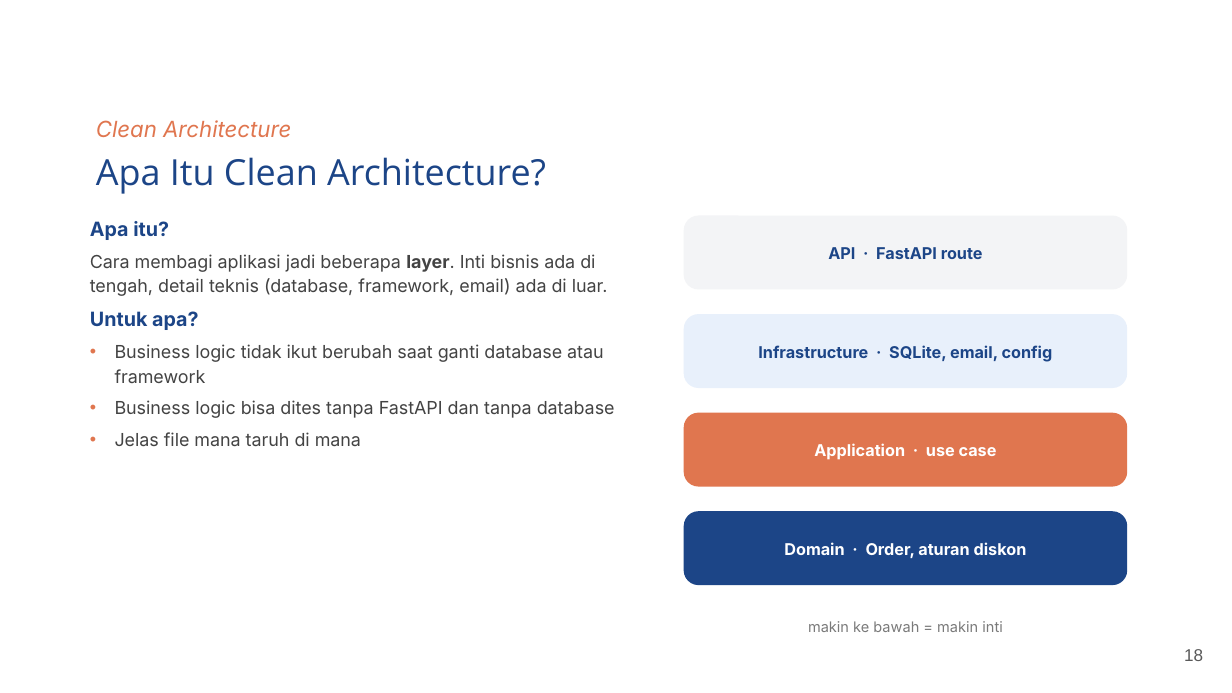
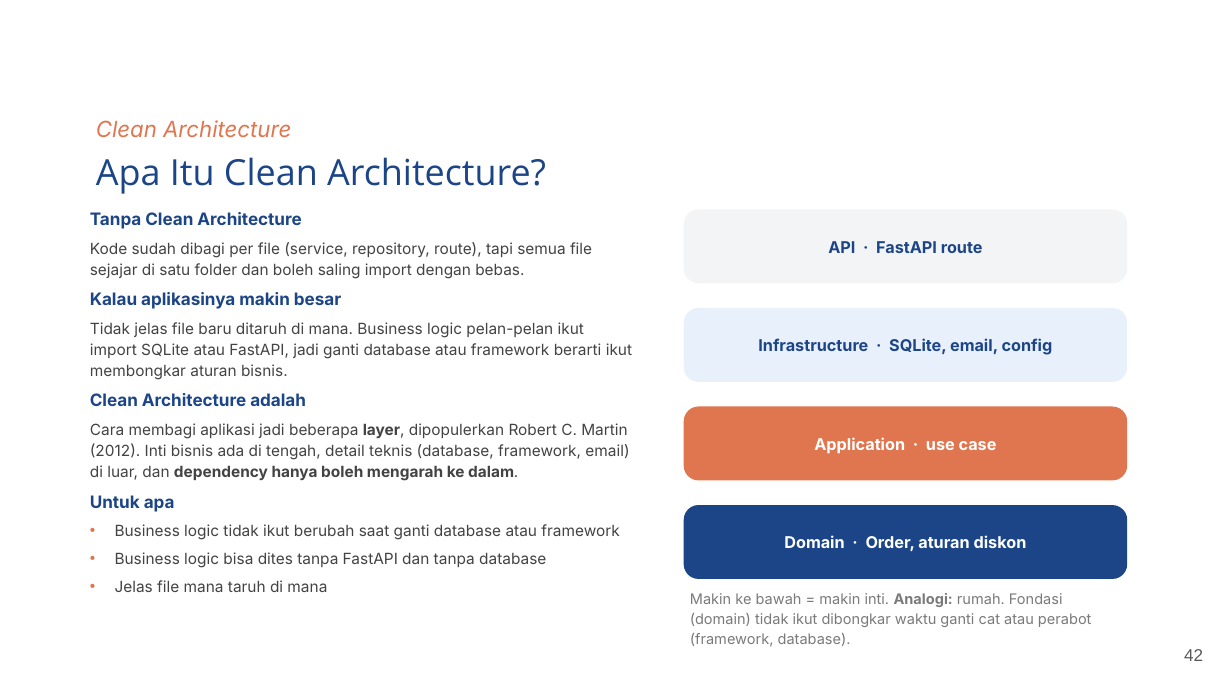
Before and after one commit to bagusedghar/fastapi-intermediate, a slide deck: slide 42 of sesi-02-solid-clean-architecture/slides/Sesi 2 - SOLID, Clean Architecture & Dependency Injection.pptx (slide 18 before the commit). Drawn at 1232x693 pixels with LibreOffice and Linux fonts; fonts in the diff are those of the drawing; background and template pictures are left out. Boxes give left, top, right and bottom in pixels: in the first picture for what was removed or moved away, otherwise in the second. Text is boxed around its words. In the diff, an @@ line names an element or a change of style, - is before the commit and + after.

```diff
--- a/sesi-02-solid-clean-architecture/slides/Sesi 2 - SOLID, Clean Architecture & Dependency Injection.pptx
+++ b/sesi-02-solid-clean-architecture/slides/Sesi 2 - SOLID, Clean Architecture & Dependency Injection.pptx
@@ text "Tanpa Clean Architecture": place and size @@
-text "Tanpa Clean Architecture" at box(90, 221, 615, 446)
+text "Tanpa Clean Architecture" at box(90, 212, 632, 592)
@@ text at box(90, 212, 632, 512): text changed; size 10.5 to 9 pt @@
-Apa itu?
-Cara membagi aplikasi jadi beberapa layer. Inti bisnis ada di tengah, detail teknis (database, framework, email) ada di luar.
-Untuk apa?
+Tanpa Clean Architecture
+Kode sudah dibagi per file (service, repository, route), tapi semua file sejajar di satu folder dan boleh saling import dengan bebas.
+Kalau aplikasinya makin besar
+Tidak jelas file baru ditaruh di mana. Business logic pelan-pelan ikut import SQLite atau FastAPI, jadi ganti database atau framework berarti ikut membongkar aturan bisnis.
+Clean Architecture adalah
+Cara membagi aplikasi jadi beberapa layer, dipopulerkan Robert C. Martin (2012). Inti bisnis ada di tengah, detail teknis (database, framework, email) di luar, dan dependency hanya boleh mengarah ke dalam.
+Untuk apa
@@ 4 rounded rectangles: place and size @@
-4 rounded rectangles at box(684, 216, 1127, 585)
+4 rounded rectangles at box(684, 209, 1127, 579)
@@ text at box(115, 524, 619, 592): size 10.5 to 9 pt in "Business logic tidak ikut berubah saat ganti ...", "Business logic bisa dites tanpa FastAPI dan ...", "Jelas file mana taruh di mana" @@
@@ text at box(690, 593, 1092, 647): text changed @@
-makin ke bawah = makin inti
+Makin ke bawah = makin inti. Analogi: rumah. Fondasi (domain) tidak ikut dibongkar waktu ganti cat atau perabot (framework, database).
@@ page number at box(1184, 649, 1203, 661): text changed @@
-18
+42
```
Also in this commit, not shown: 17 other slides changed, 56 slides added, 6 slides removed, 41 other files.
